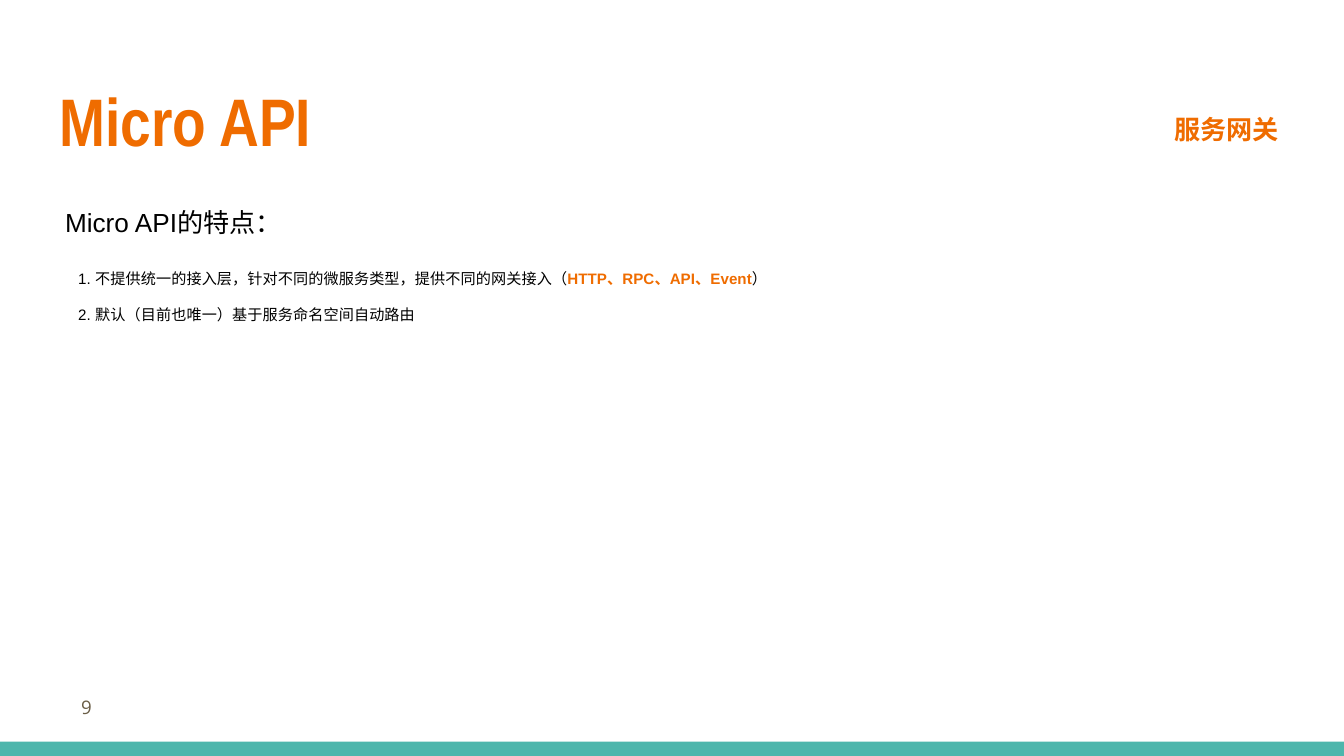
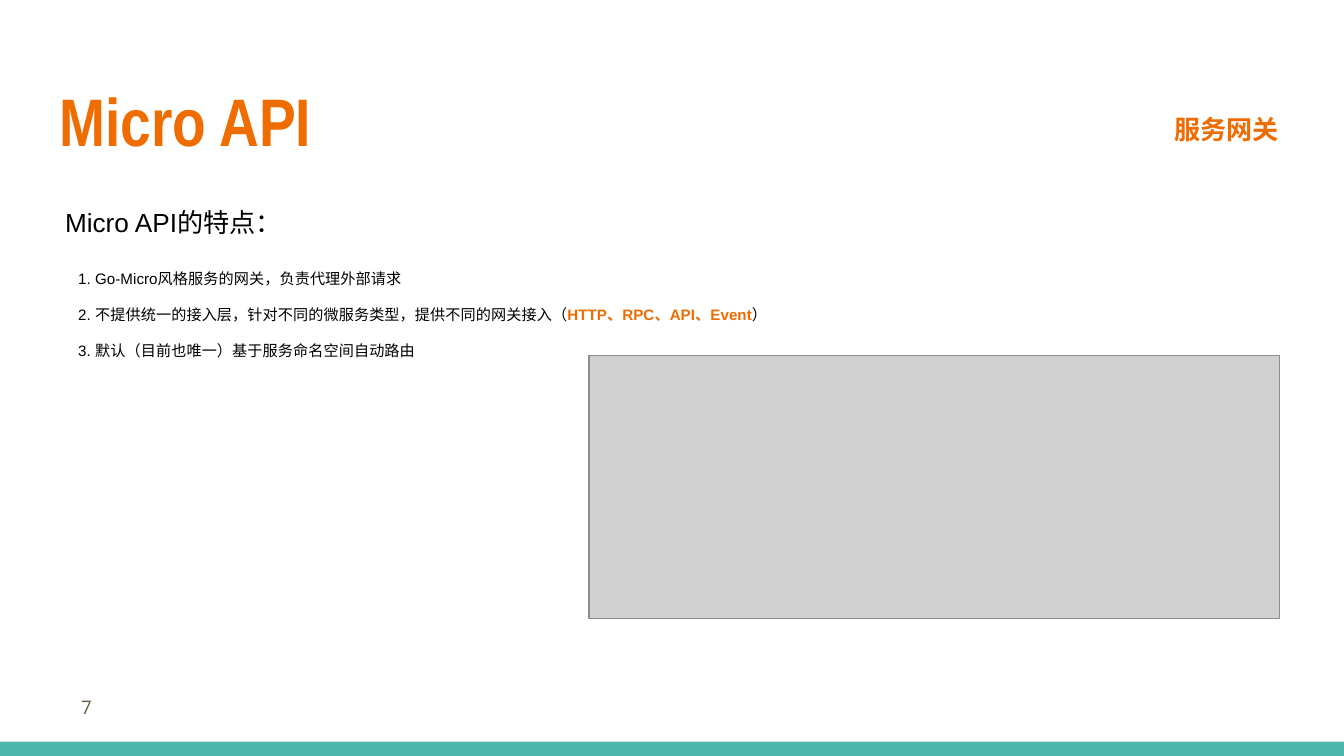
Before and after one commit to printfcoder/stack-rpc-tutorials, a slide deck: slide 7 of others/share/learning-go/【第三期】Micro工具集.pptx (slide 9 before the commit). Drawn at 1344x756 pixels with LibreOffice and Linux fonts; fonts in the diff are those of the drawing; grey boxes stand for pictures; background and template pictures are left out. Boxes give left, top, right and bottom in pixels: in the first picture for what was removed or moved away, otherwise in the second. Text is boxed around its words. In the diff, an @@ line names an element or a change of style, - is before the commit and + after.

Commit message:
更新PPT，增加API网关

```diff
--- a/others/share/learning-go/【第三期】Micro工具集.pptx
+++ b/others/share/learning-go/【第三期】Micro工具集.pptx
@@ text at (78,272,767,358): text changed @@
-1. 不提供统一的接入层，针对不同的微服务类型，提供不同的网关接入（HTTP、RPC、API、Event）
-2. 默认（目前也唯一）基于服务命名空间自动路由
+1. Go-Micro风格服务的网关，负责代理外部请求
+2. 不提供统一的接入层，针对不同的微服务类型，提供不同的网关接入（HTTP、RPC、API、Event）
+3. 默认（目前也唯一）基于服务命名空间自动路由
@@ picture added at (589,355,1279,618) @@
@@ page number at (81,700,92,714): text changed @@
-9
+7
```
Also in this commit, not shown: 2 other slides changed, 1 slide added, 2 slides removed.
